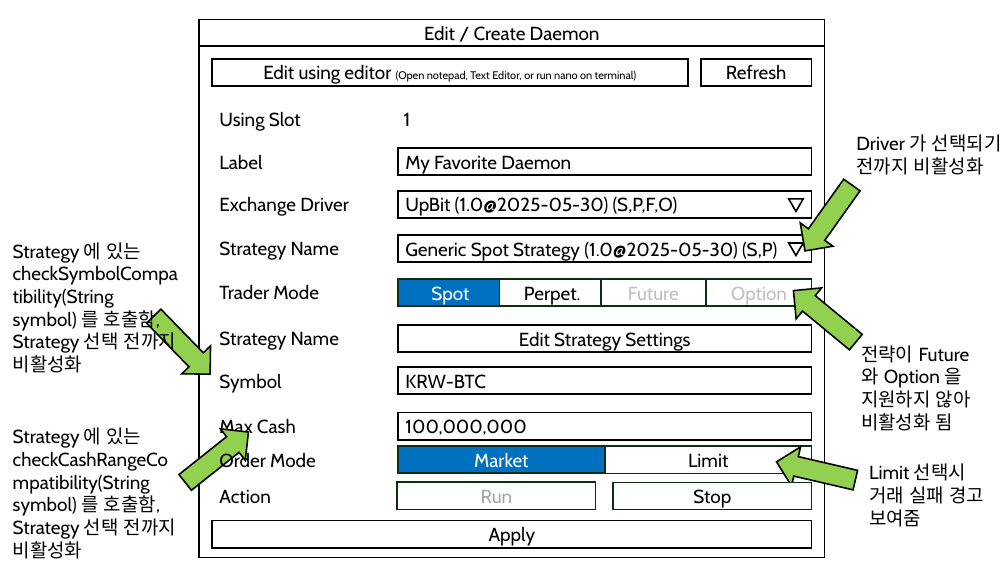
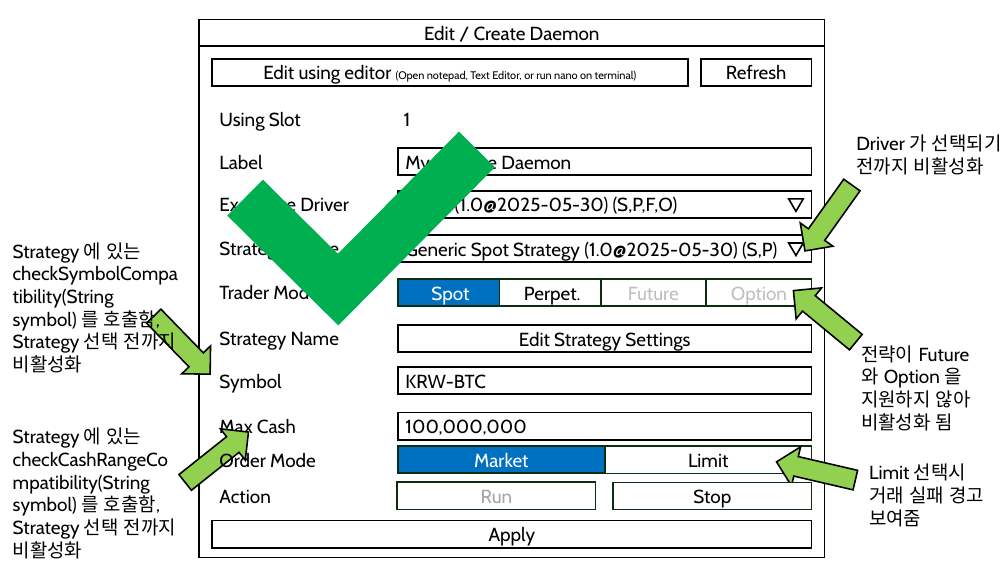
Before and after one commit to 410-dev/KSTraderMachine, a slide deck: slide 14 of uidesign.pptx. Drawn at 1008x567 pixels with LibreOffice and Linux fonts; fonts in the diff are those of the drawing. Boxes give left, top, right and bottom in pixels: in the first picture for what was removed or moved away, otherwise in the second. Text is boxed around its words. In the diff, an @@ line names an element or a change of style, - is before the commit and + after.

```diff
--- a/uidesign.pptx
+++ b/uidesign.pptx
@@ rectangle added at box(303, 132, 495, 325), fill #00B050 @@
@@ rectangle added at box(227, 180, 340, 292), fill #00B050 @@
```
